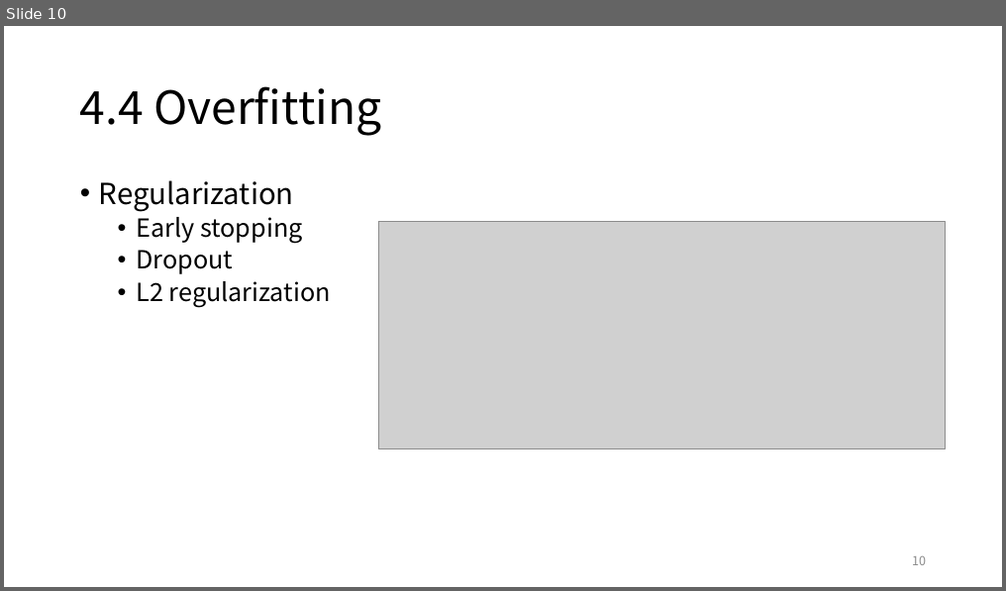
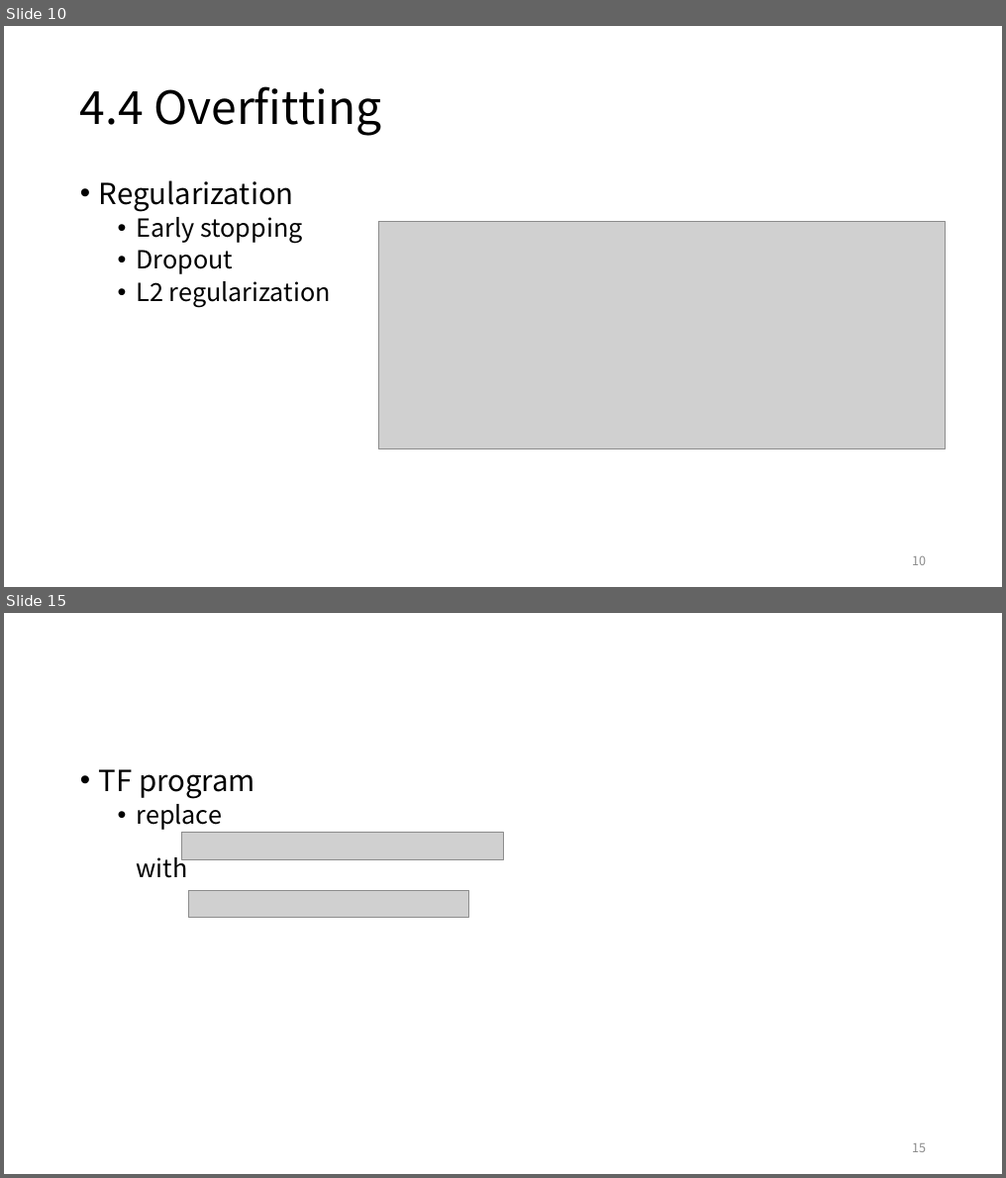
Before and after one commit to ggorr/MachineLearning, a slide deck: IDL/Ch04/IDL_Ch04.pptx. Shown one above the other, each under a label of ours: slide 10 before the commit, slides 10 and 15 after it; the slides between them are not shown. The pictures are 1006x591 and 1006x1178 pixels, drawn with LibreOffice and Linux fonts; fonts in the diff are those of the drawing; grey boxes stand for pictures. Boxes give left, top, right and bottom in pixels: in the first picture for what was removed or moved away, otherwise in the second. Text is boxed around its words. In the diff, an @@ line names an element or a change of style, - is before the commit and + after.

```diff
--- a/IDL/Ch04/IDL_Ch04.pptx
+++ b/IDL/Ch04/IDL_Ch04.pptx
@@ slide 15 added at box(4, 613, 1002, 1174), background #FFFFFF @@
@@ text added at box(99, 769, 255, 878), 24 pt, text #000000 @@
+• TF program
+  • replace
+    with
@@ picture added at box(182, 832, 503, 861) @@
@@ picture added at box(189, 891, 469, 917) @@
@@ page number added at box(912, 1144, 926, 1153), 12 pt, text #8C8C8C @@
+15
```
Also in this commit, not shown: 1 slide changed, 3 other slides added.
